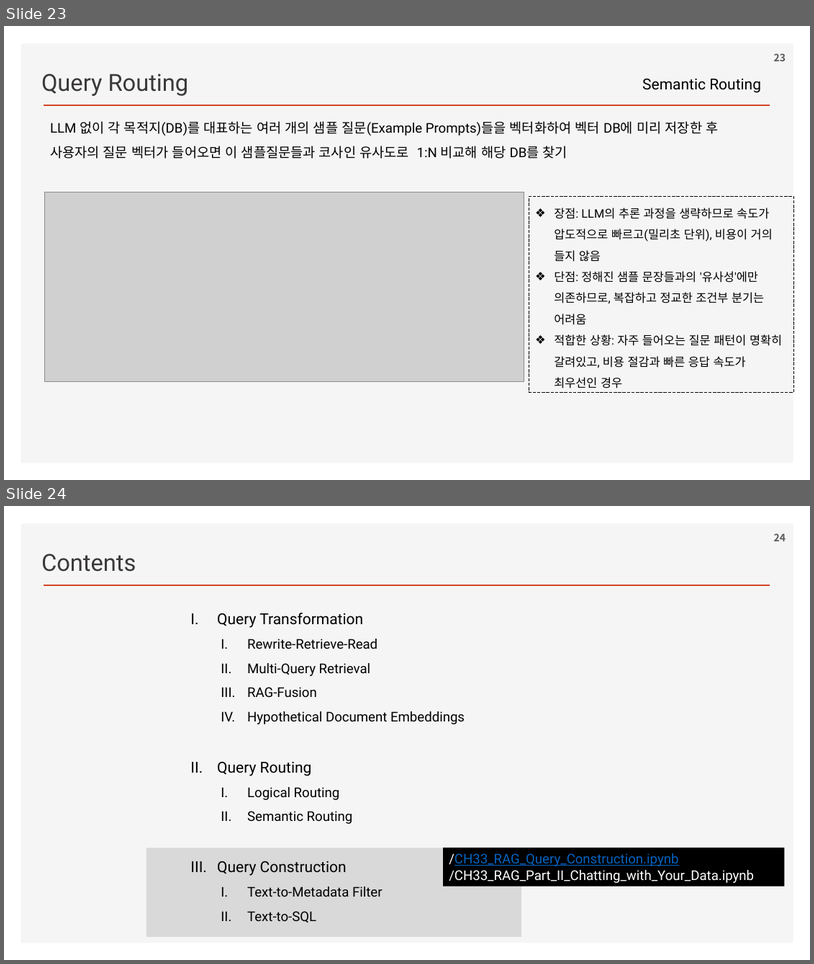
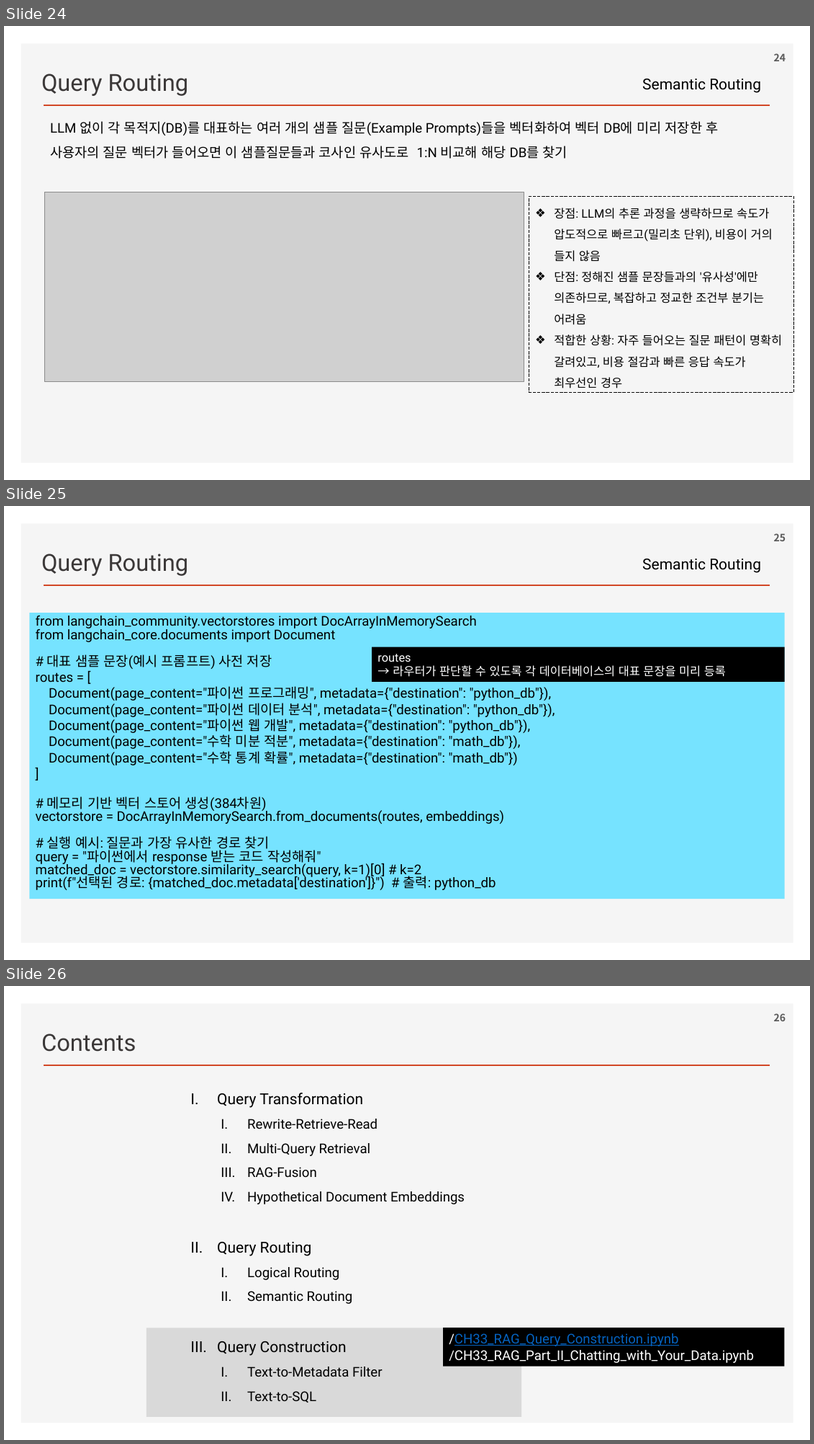
Before and after one commit to ancestor9/2026_Fall_Learning-Langchain-AI-Agent, a slide deck: ppts/CHAPTER 3 RAG Part II_Chatting with Your Data.pptx. Shown one above the other, each under a label of ours: slides 23 and 24 before the commit, slides 24, 25 and 26 after it. The pictures are 814x964 and 814x1444 pixels, drawn with LibreOffice and Linux fonts; fonts in the diff are those of the drawing; grey boxes stand for pictures; background and template pictures are left out. Boxes give left, top, right and bottom in pixels: in the first picture for what was removed or moved away, otherwise in the second. Text is boxed around its words. In the diff, an @@ line names an element or a change of style, - is before the commit and + after.

```diff
--- a/ppts/CHAPTER 3 RAG Part II_Chatting with Your Data.pptx
+++ b/ppts/CHAPTER 3 RAG Part II_Chatting with Your Data.pptx
@@ slide 25 added at [4,506,810,960], background #FFFFFF; not listed: 2 template elements that a slide beside it also shows @@
@@ page number added at [774,533,786,541], 12 pt, text #595959, bold @@
+25
@@ text added at [41,554,189,576], 28 pt, text #3B3838 @@
+Query Routing
@@ text added at [643,559,761,573], 18 pt, text #000000 @@
+Semantic Routing
@@ rectangle added at [29,613,785,898], fill #76E3FF, 16 pt, text #000000 @@
+from langchain_community.vectorstores import DocArrayInMemorySearch
+from langchain_core.documents import Document
+# 대표 샘플 문장(예시 프롬프트) 사전 저장
+routes = [
+Document(page_content="파이썬 프로그래밍", metadata={"destination": "python_db"}),
+Document(page_content="파이썬 데이터 분석", metadata={"destination": "python_db"}),
+Document(page_content="파이썬 웹 개발", metadata={"destination": "python_db"}),
+Document(page_content="수학 미분 적분", metadata={"destination": "math_db"}),
+Document(page_content="수학 통계 확률", metadata={"destination": "math_db"})
+]
+# 메모리 기반 벡터 스토어 생성(384차원)
+vectorstore = DocArrayInMemorySearch.from_documents(routes, embeddings)
+# 실행 예시: 질문과 가장 유사한 경로 찾기
+query = "파이썬에서 response 받는 코드 작성해줘"
+matched_doc = vectorstore.similarity_search(query, k=1)[0] # k=2
+print(f"선택된 경로: {matched_doc.metadata['destination']}") # 출력: python_db
@@ rectangle added at [373,647,786,682], fill #000000, 14 pt, text #FFFFFF @@
+routes
+→ 라우터가 판단할 수 있도록 각 데이터베이스의 대표 문장을 미리 등록
@@ what was slide 23 is now slide 24 @@
@@ page number at [774,53,786,61]: text changed @@
-23
+24
@@ what was slide 24 is now slide 26 @@
@@ page number at [774,1013,786,1021]: text changed @@
-24
+26
```
Also in this commit, not shown: 1 slide changed, 3 other slides added.
